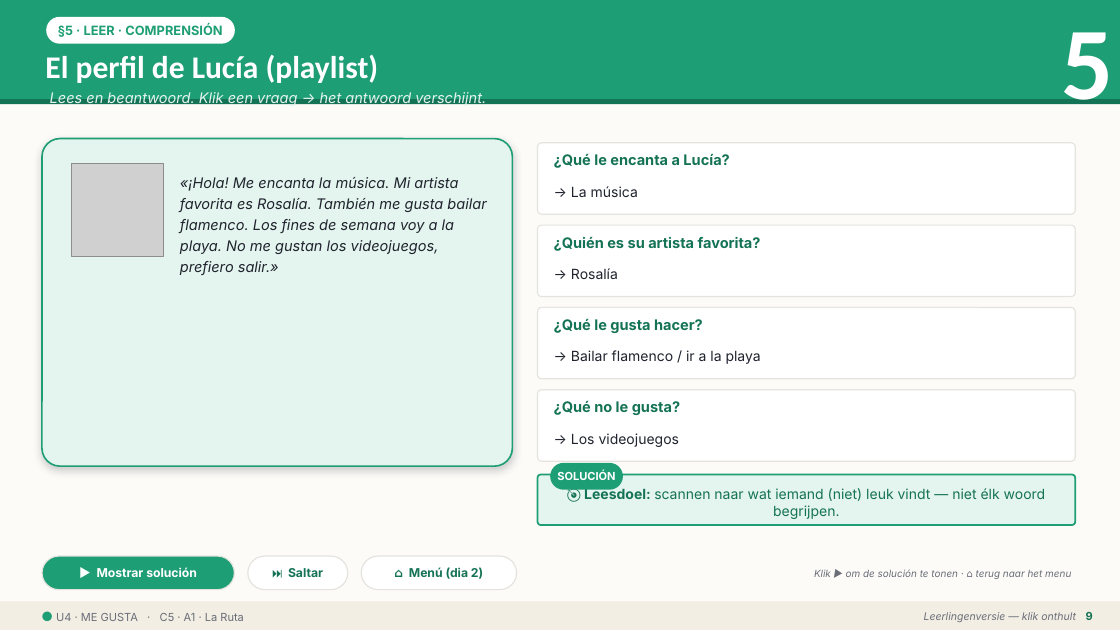
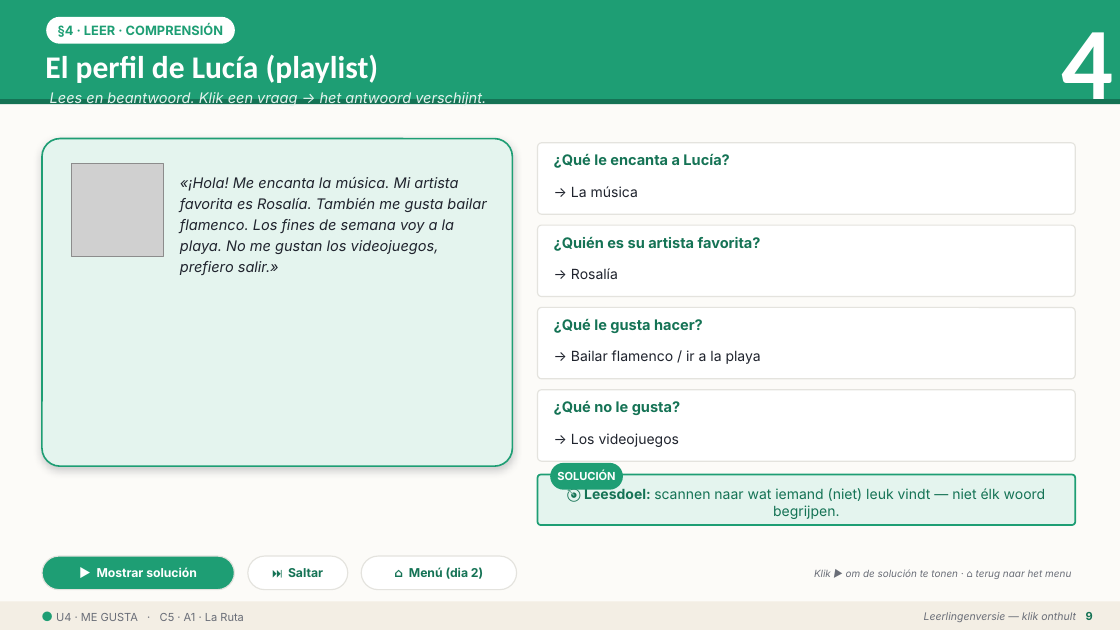
Before and after one commit to WimWuyts/espa-ol-en-la-pr-ctica, a slide deck: slide 9 of 03-build/pptx/C5_U4_alumno.pptx. Drawn at 1120x630 pixels with LibreOffice and Linux fonts; fonts in the diff are those of the drawing; grey boxes stand for pictures. Boxes give left, top, right and bottom in pixels: in the first picture for what was removed or moved away, otherwise in the second. Text is boxed around its words. In the diff, an @@ line names an element or a change of style, - is before the commit and + after.

```diff
--- a/03-build/pptx/C5_U4_alumno.pptx
+++ b/03-build/pptx/C5_U4_alumno.pptx
@@ text in rounded rectangle at box(58, 24, 224, 37): text changed @@
-§5 · LEER · COMPRENSIÓN
+§4 · LEER · COMPRENSIÓN
@@ text at box(1062, 32, 1114, 123): text changed @@
-5
+4
```
Also in this commit, not shown: 2 other slides changed, 6 other files.
